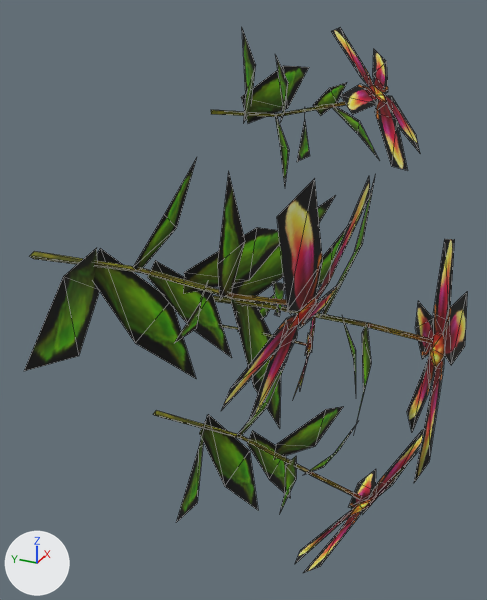
The OBJ model sceneobjs/huodong_fuben_188/grass/huodong_fuben_188_xiaozhiwu_03_a.obj as it was, and as the next commit left it.
Rendered twice from a 50 mm lens placed at (-66.3, -37.0, 32.8), pointed at (-10.6, -11.9, 4.9). Lighting does not change. The marker at lower left points along +X, +Y and +Z. Mesh edges are drawn as thin lines. Where no turn or scale is listed for an object, it has been applied to the vertices.

Names of what the first picture shows: 'huodong_fuben_188_xiaozhiwu_03_a'.
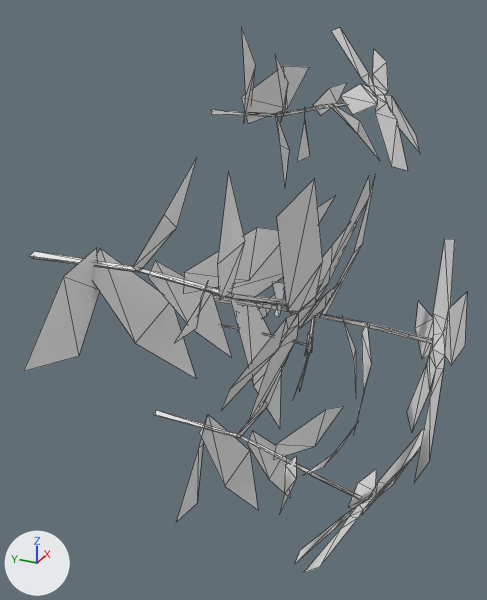
Pixel boxes (x1, y1, x2, y2) of what changed, in the pictures (487 x 600 px):
'huodong_fuben_188_xiaozhiwu_03_a', recoloured: (24, 28, 467, 573) in both

The edits, one by one:
Material 'material_1' (mat_material_1_1) is new.
Its base color is (0.8, 0.8, 0.8) (white #e7e7e7).
Its roughness is 1.0.
me_huodong_fuben_188_xiaozhiwu_03_a has 345 vertices, 308 faces and spans x -38.9..17.5, y -33.4..0.3, z -28.8..29.7.
me_huodong_fuben_188_xiaozhiwu_03_a no longer uses material mat_material_1 (picture img_huodong_fuben_188_xiaozhiwu_03_png).
me_huodong_fuben_188_xiaozhiwu_03_a now uses material mat_material_1_1 (white #e7e7e7).
